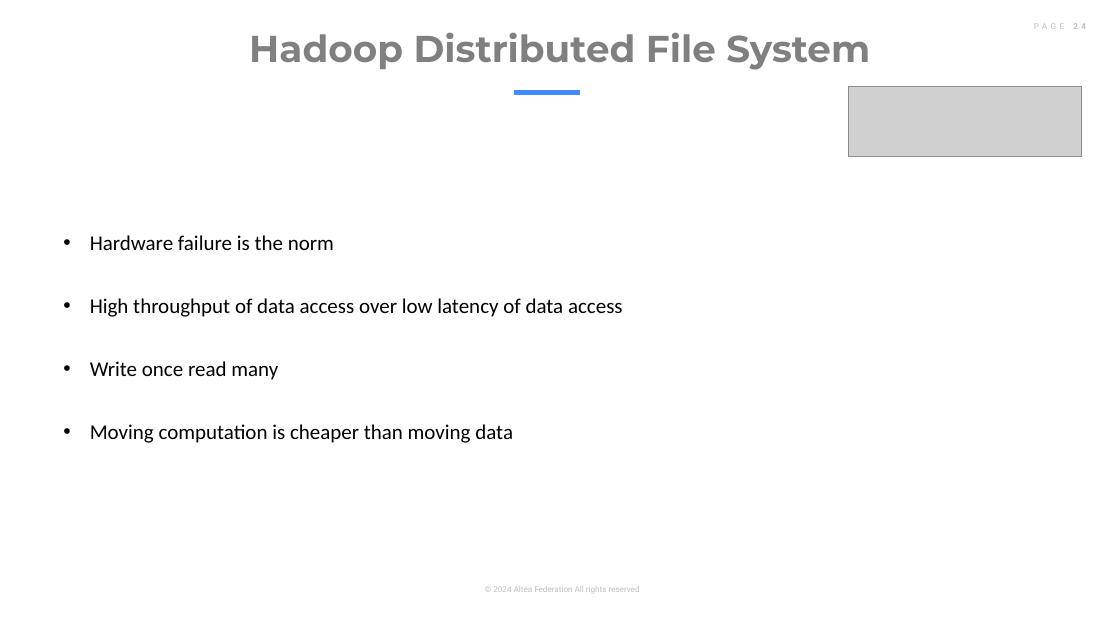
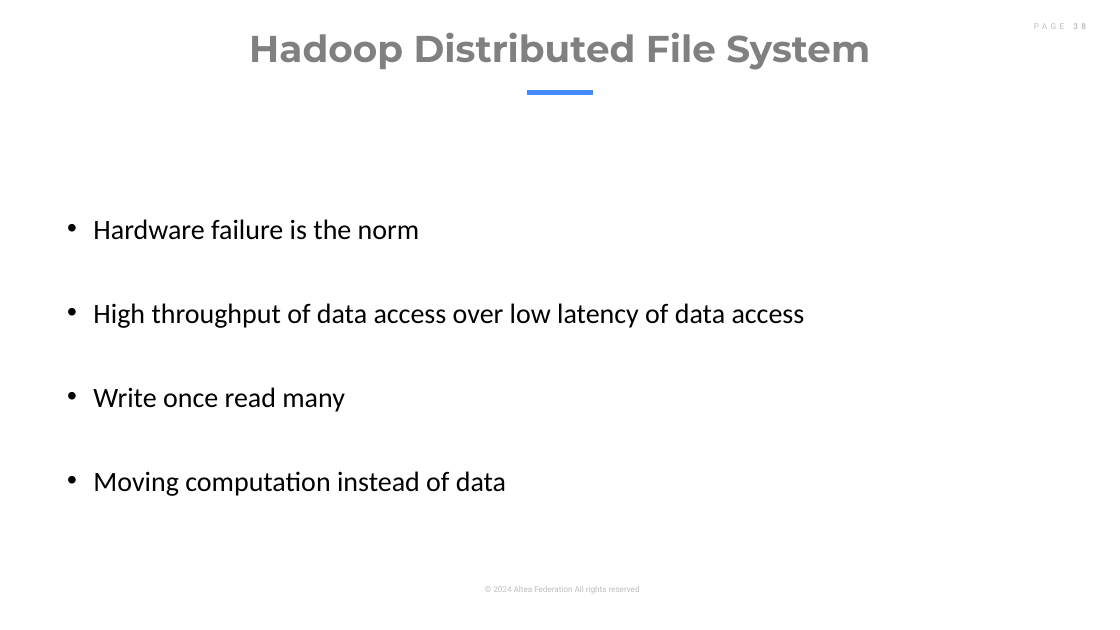
Before and after one commit to altea-abs/big-data-azure-intro, a slide deck: slide 38 of day_1/storage.pptx (slide 24 before the commit). Drawn at 1120x630 pixels with LibreOffice and Linux fonts; fonts in the diff are those of the drawing; grey boxes stand for pictures. Boxes give left, top, right and bottom in pixels: in the first picture for what was removed or moved away, otherwise in the second. Text is boxed around its words. In the diff, an @@ line names an element or a change of style, - is before the commit and + after.

```diff
--- a/day_1/storage.pptx
+++ b/day_1/storage.pptx
@@ picture removed at (849,87,1082,156) @@
@@ line moved from (514, 92) - (581, 92) to (527, 92) - (593, 92) @@
@@ text "Hardware failure is the norm": place and size @@
-text "Hardware failure is the norm" at (90,235,623,443)
+text "Hardware failure is the norm" at (93,219,805,496)
@@ text at (93,219,805,412): size 18 to 24 pt in "Hardware failure is the norm", "High throughput of data access over low ...", "Write once read many" @@
@@ text at (93,471,506,496): text changed; size 18 to 24 pt @@
-• Moving computation is cheaper than moving data
+• Moving computation instead of data
```
Also in this commit, not shown: 18 other slides changed, 46 slides added, 11 slides removed, 6 other files.
